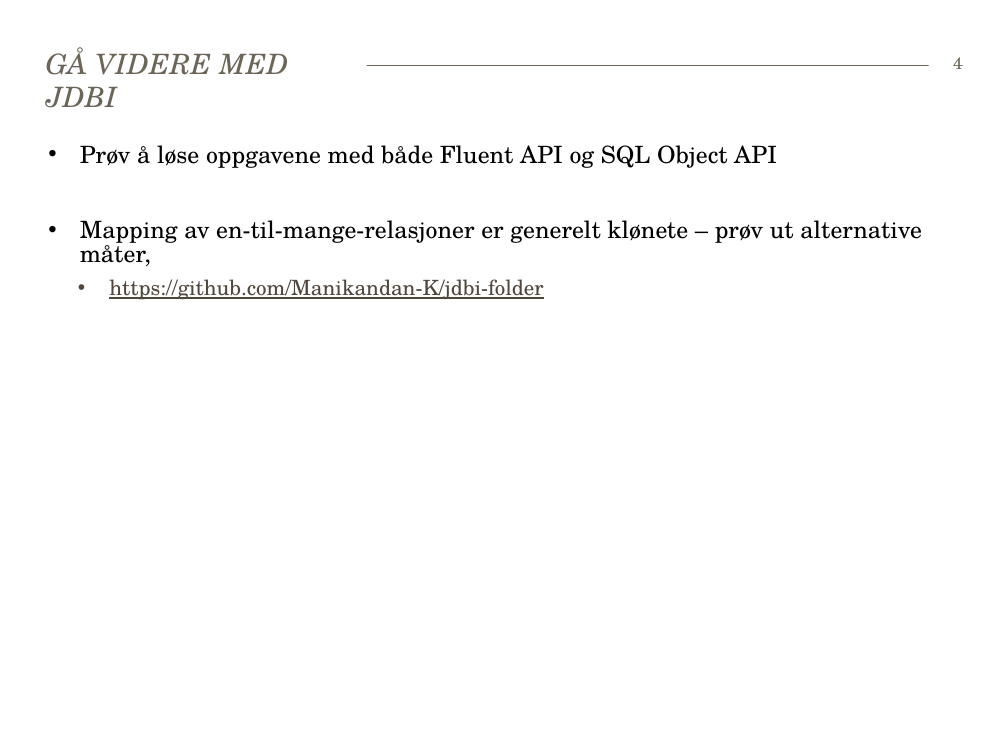
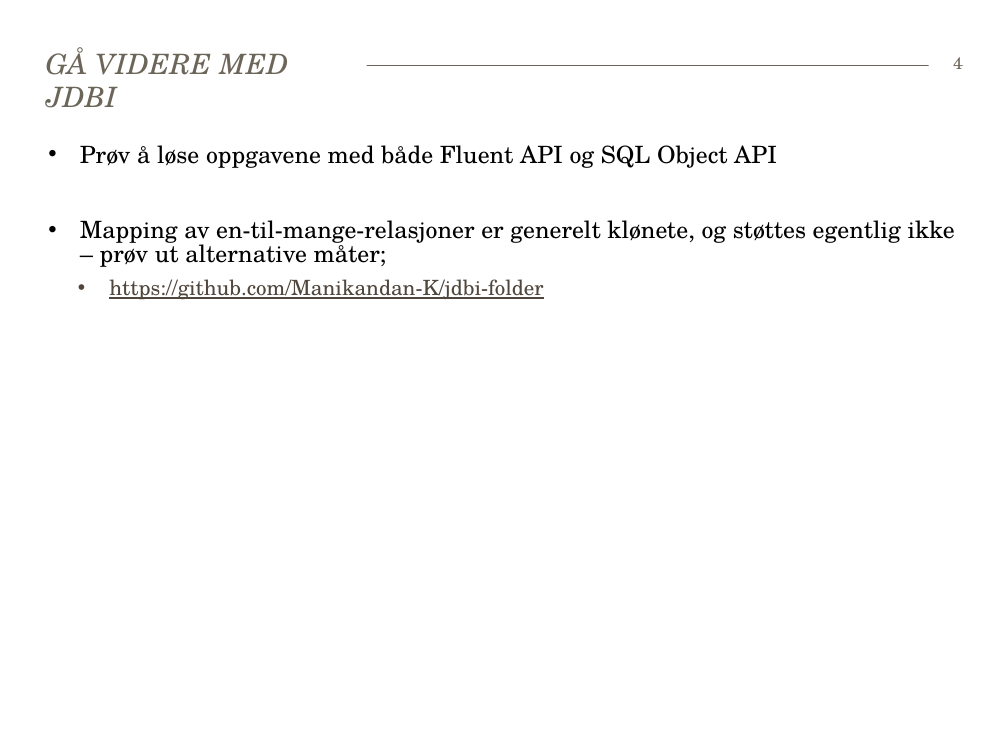
Before and after one commit to Robert-Larsen/java-microorm, a slide deck: slide 4 of Faggruppemøte 170615-microorm.pptx. Drawn at 1008x756 pixels with LibreOffice and Linux fonts; fonts in the diff are those of the drawing. Boxes give left, top, right and bottom in pixels: in the first picture for what was removed or moved away, otherwise in the second. Text is boxed around its words. In the diff, an @@ line names an element or a change of style, - is before the commit and + after.

```diff
--- a/Faggruppemøte 170615-microorm.pptx
+++ b/Faggruppemøte 170615-microorm.pptx
@@ text at (80,220,955,267): text changed @@
-• Mapping av en-til-mange-relasjoner er generelt klønete – prøv ut alternative måter,
+• Mapping av en-til-mange-relasjoner er generelt klønete, og støttes egentlig ikke – prøv ut alternative måter;
```
Also in this commit, not shown: 2 other files.
